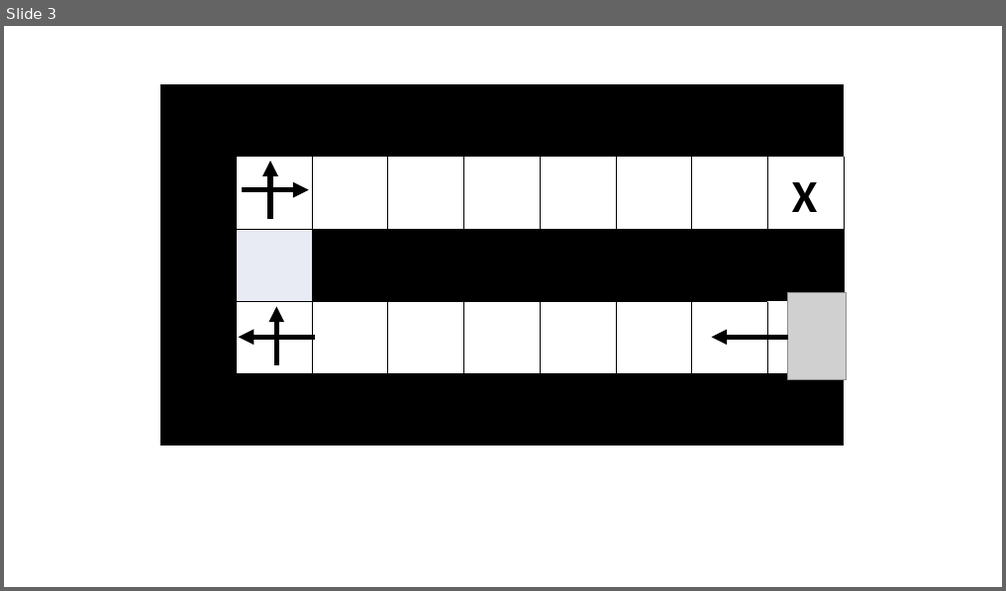
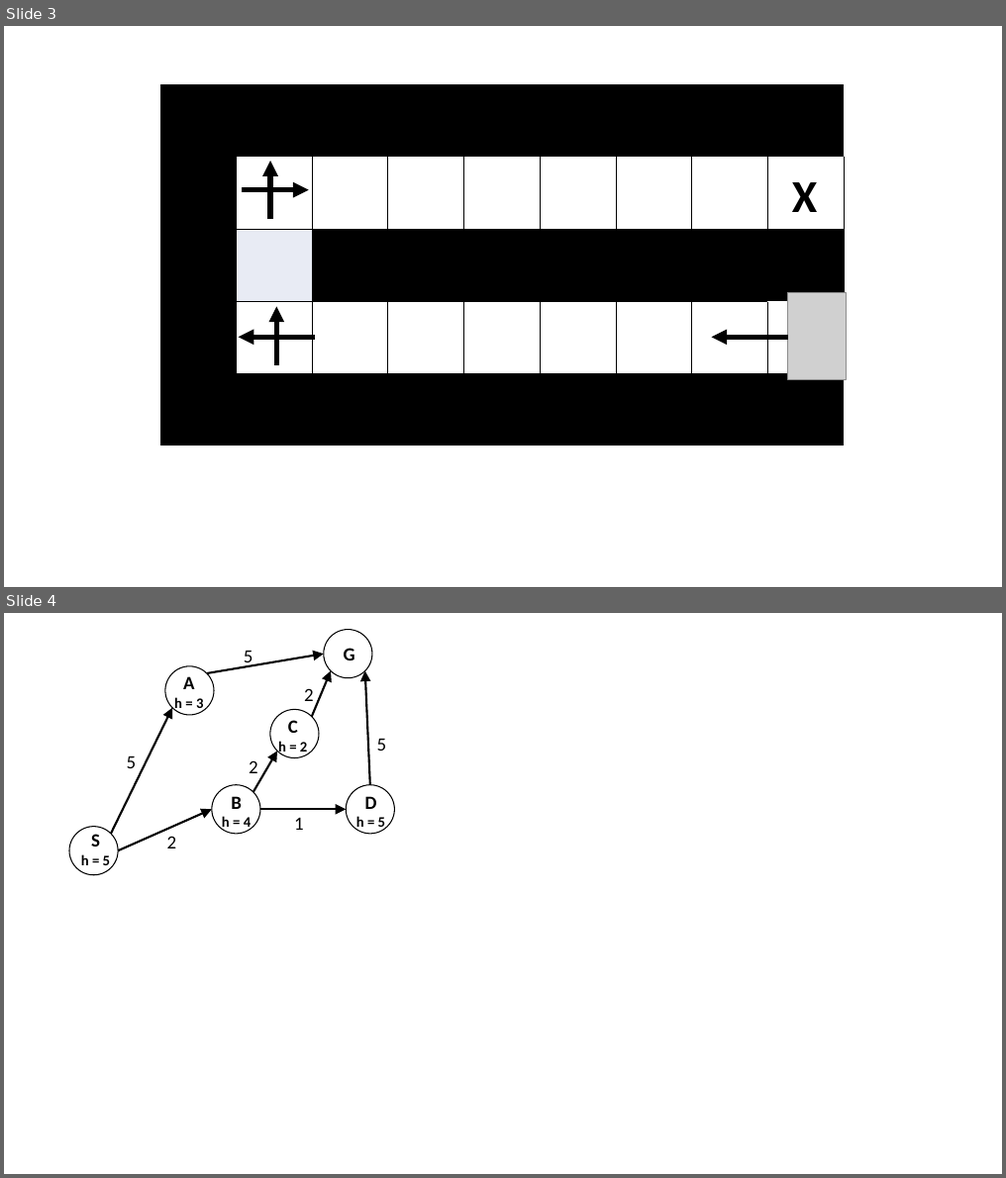
Before and after one commit to molloykp/AIClass, a slide deck: mquizzes/mquiz0/instructor/mquiz0_figures.pptx. Shown one above the other, each under a label of ours: slide 3 before the commit, slides 3 and 4 after it. The pictures are 1006x591 and 1006x1178 pixels, drawn with LibreOffice and Linux fonts; fonts in the diff are those of the drawing; grey boxes stand for pictures. Boxes give left, top, right and bottom in pixels: in the first picture for what was removed or moved away, otherwise in the second. Text is boxed around its words. In the diff, an @@ line names an element or a change of style, - is before the commit and + after.

```diff
--- a/mquizzes/mquiz0/instructor/mquiz0_figures.pptx
+++ b/mquizzes/mquiz0/instructor/mquiz0_figures.pptx
@@ slide 4 added at <box>4,613,1002,1174</box>, background #FFFFFF @@
@@ ellipse added at <box>324,630,372,678</box>, outline #000000 1 pt @@
@@ ellipse added at <box>165,666,214,715</box>, outline #000000 1 pt @@
@@ arrow added from (207, 673) to (324, 654), #000000 2 pt @@
@@ text added at <box>244,651,253,667</box>, 18 pt, text #000000 @@
+5
@@ arrow added from (312, 716) to (331, 670), #000000 2 pt @@
@@ text added at <box>344,648,355,661</box>, 18 pt, text #000000, bold @@
+G
@@ arrow added from (370, 785) to (364, 670), #000000 2 pt @@
@@ text added at <box>174,676,203,712</box>, 14 pt, text #000000, bold @@
+A
+h = 3
@@ text added at <box>304,688,314,701</box>, 18 pt, text #000000 @@
+2
@@ arrow added from (111, 834) to (172, 708), #000000 2 pt @@
@@ ellipse added at <box>270,710,319,759</box>, outline #000000 1 pt @@
@@ text added at <box>278,720,307,756</box>, 14 pt, text #000000, bold @@
+C
+h = 2
@@ text added at <box>127,757,137,768</box>, 18 pt, text #000000 @@
+5
@@ text added at <box>249,761,258,773</box>, 18 pt, text #000000 @@
+2
@@ arrow added from (253, 792) to (277, 751), #000000 2 pt @@
@@ text added at <box>377,739,387,751</box>, 18 pt, text #000000 @@
+5
@@ ellipse added at <box>212,785,260,834</box>, outline #000000 1 pt @@
@@ ellipse added at <box>347,785,395,834</box>, outline #000000 1 pt @@
@@ arrow added from (118, 851) to (212, 809), #000000 2 pt @@
@@ text added at <box>222,796,251,832</box>, 14 pt, text #000000, bold @@
+B
+h = 4
@@ arrow added from (260, 809) to (347, 809), #000000 2 pt @@
@@ text added at <box>294,818,304,830</box>, 18 pt, text #000000 @@
+1
@@ text added at <box>356,796,385,832</box>, 14 pt, text #000000, bold @@
+D
+h = 5
@@ ellipse added at <box>69,827,118,875</box>, outline #000000 1 pt @@
@@ text added at <box>81,834,110,869</box>, 14 pt, text #000000, bold @@
+S
+h = 5
@@ text added at <box>167,836,177,849</box>, 18 pt, text #000000 @@
+2
```
Also in this commit, not shown: 1 other slide added, 10 other files.
